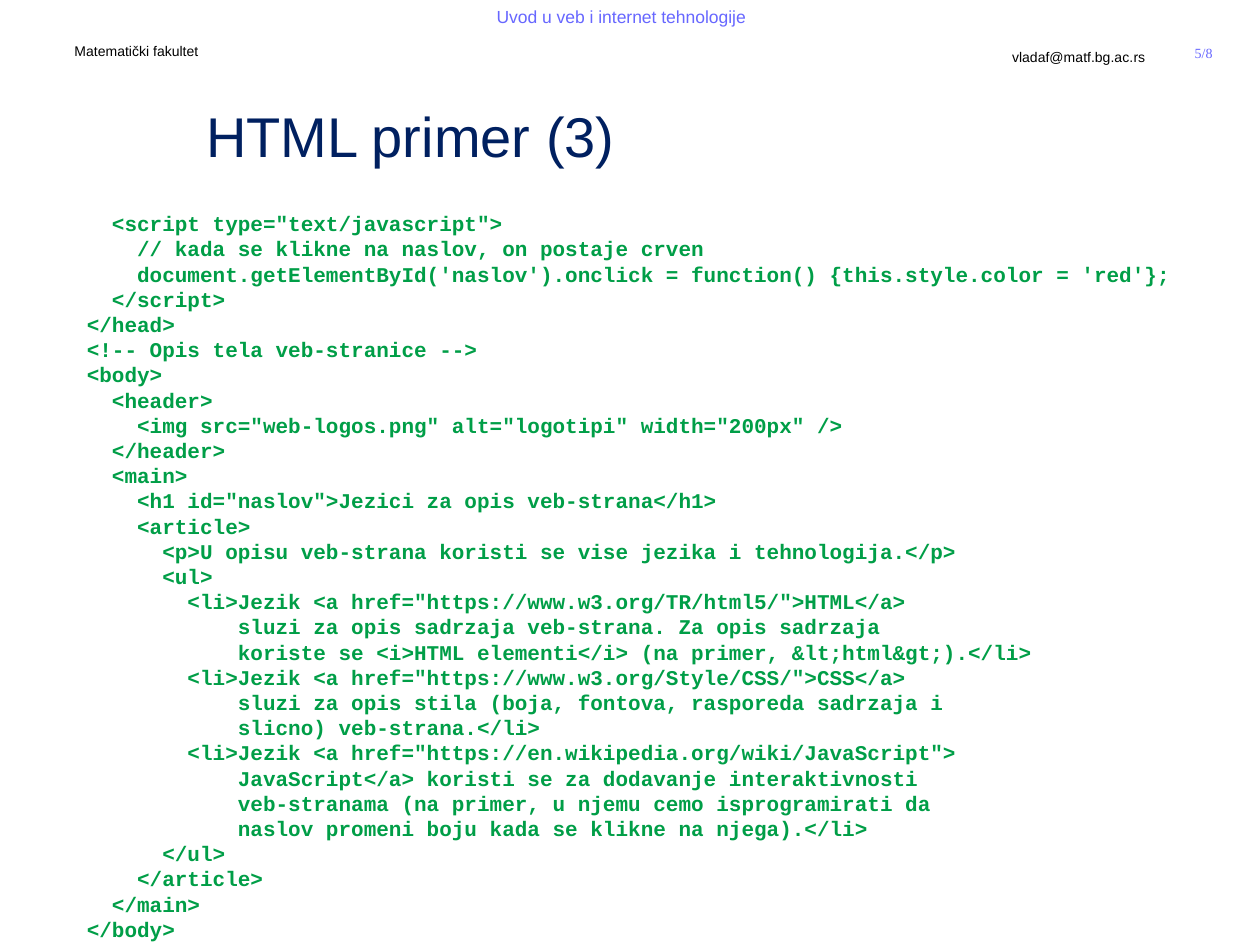
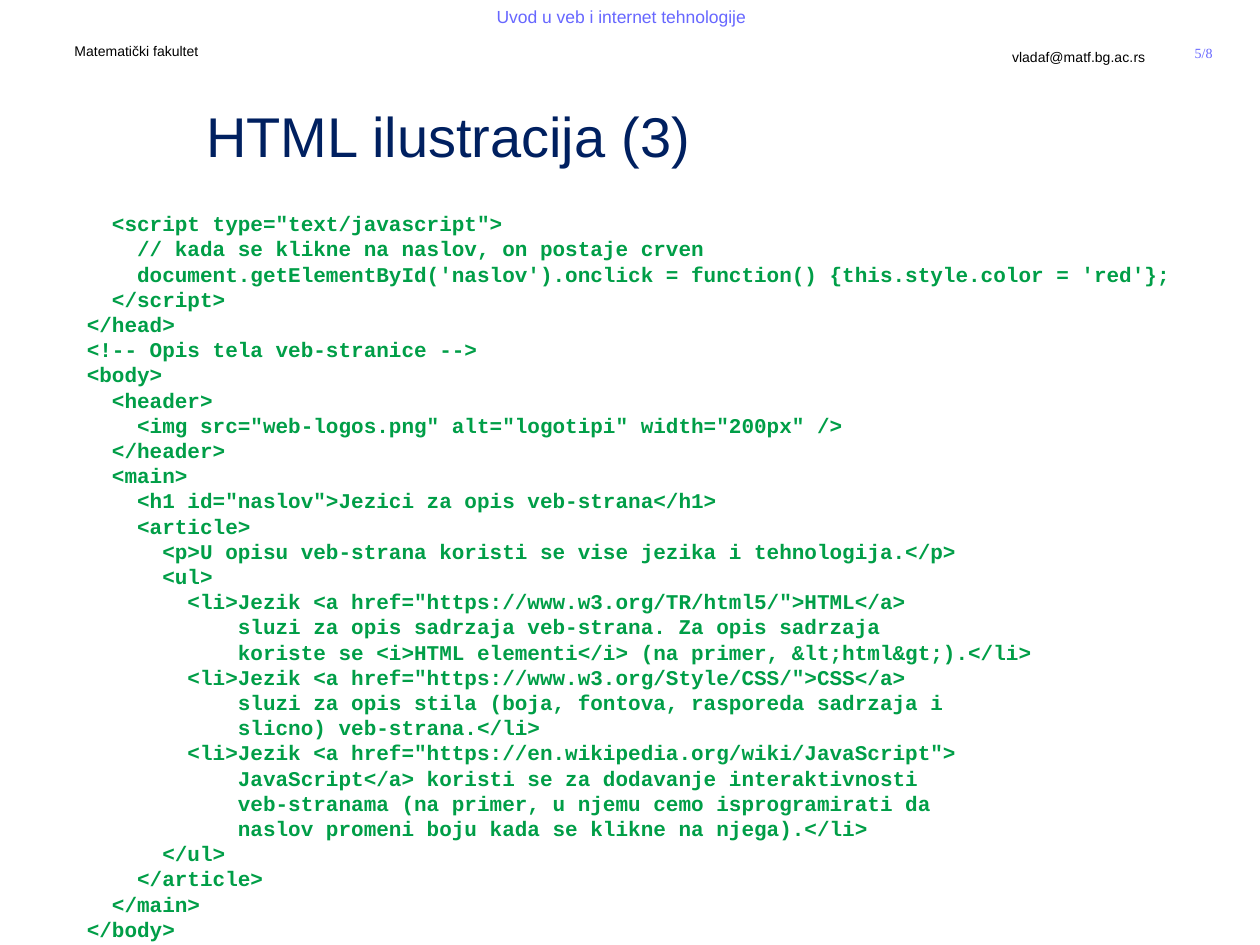
Before and after one commit to MatfUVIT/info, a slide deck: slide 5 of predavanja/prezentacije/UVIT03-01-HTML 5.pptx. Drawn at 1260x945 pixels with LibreOffice and Linux fonts; fonts in the diff are those of the drawing; background and template pictures are left out. Boxes give left, top, right and bottom in pixels: in the first picture for what was removed or moved away, otherwise in the second. Text is boxed around its words. In the diff, an @@ line names an element or a change of style, - is before the commit and + after.

```diff
--- a/predavanja/prezentacije/UVIT03-01-HTML 5.pptx
+++ b/predavanja/prezentacije/UVIT03-01-HTML 5.pptx
@@ title at [206,116,689,168]: text changed @@
-HTML primer (3)
+HTML ilustracija (3)
```
Also in this commit, not shown: 3 other slides changed, 4 other files.
